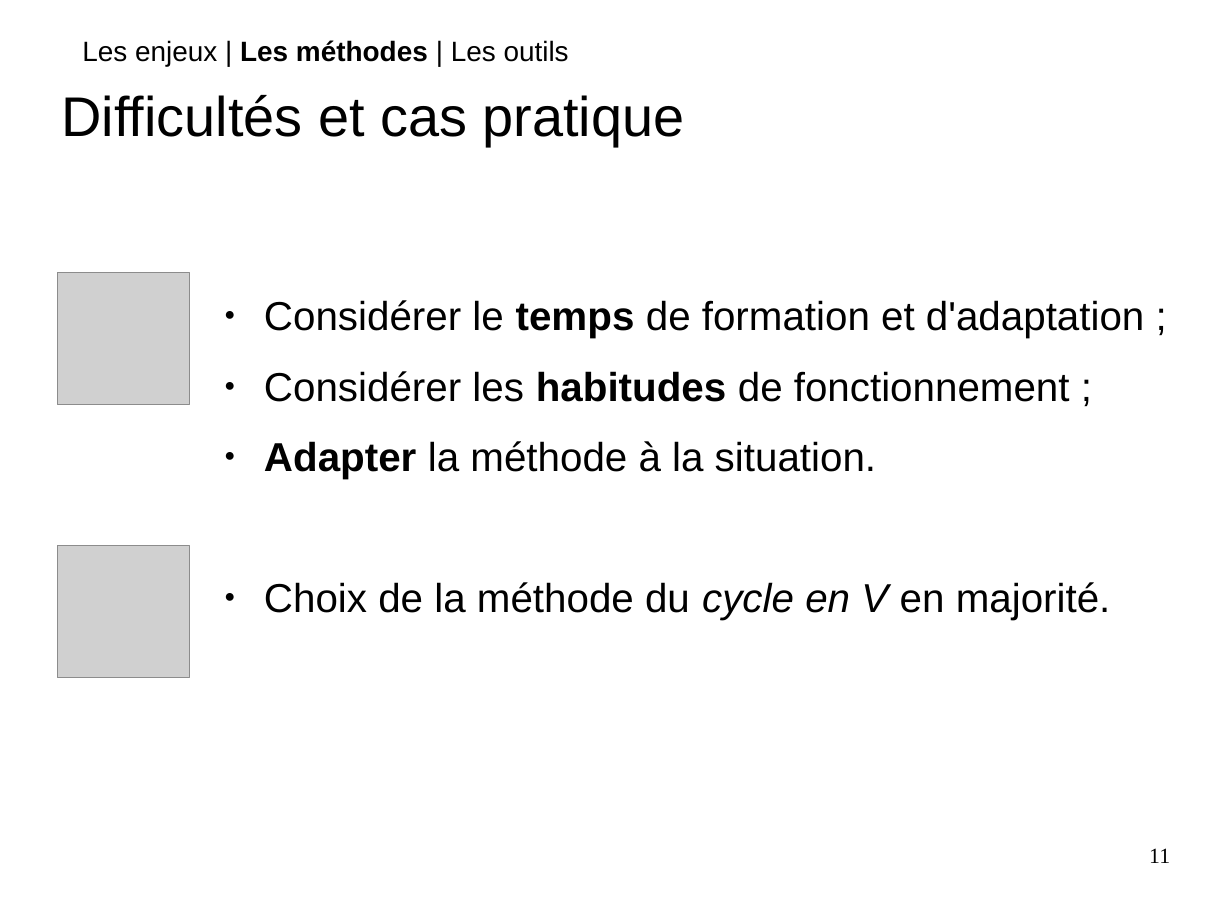
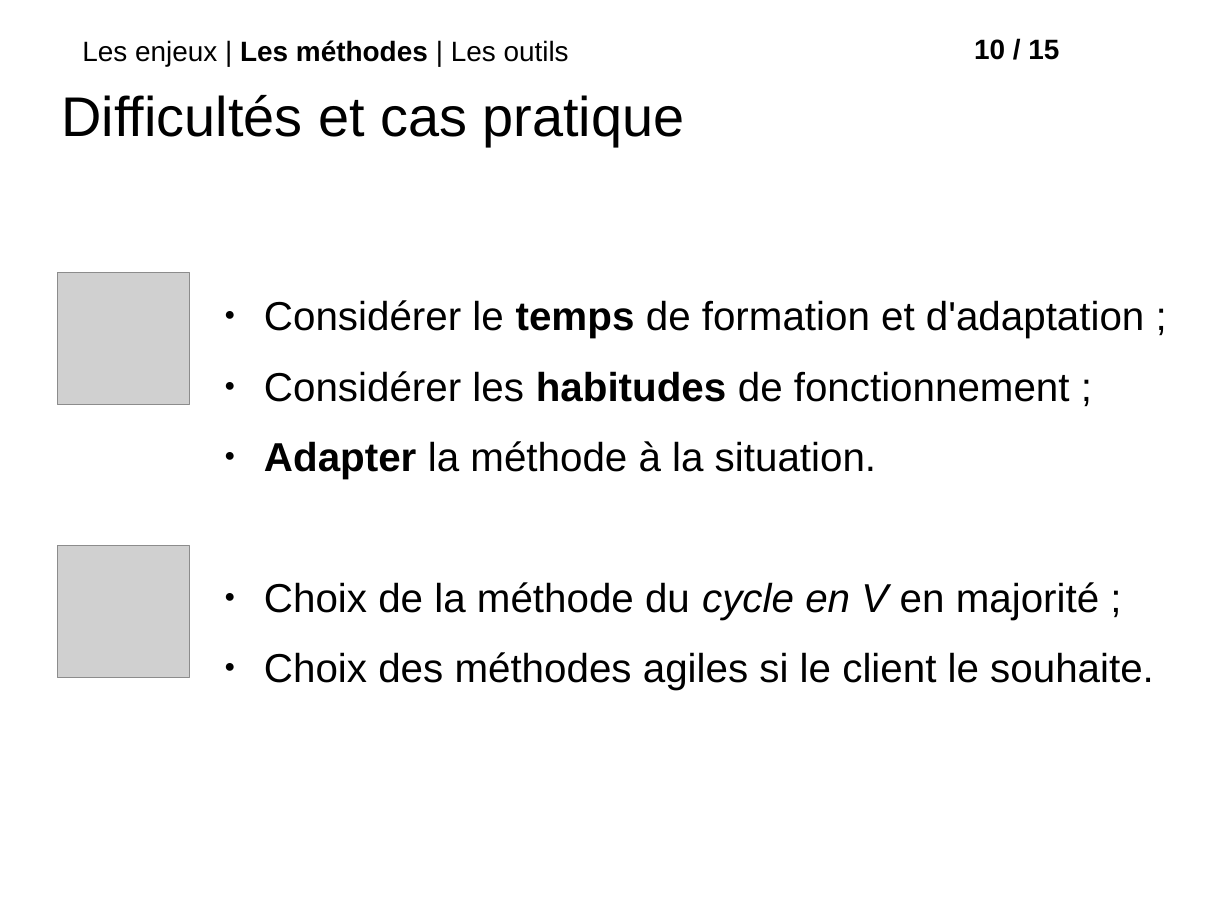
Before and after one commit to roipoussiere/organisation-collaborative-du-travail, a slide deck: slide 11 of organisation_collaborative_du_travail.odp. Drawn at 1232x924 pixels with LibreOffice and Linux fonts; fonts in the diff are those of the drawing; grey boxes stand for pictures; background and template pictures are left out. Boxes give left, top, right and bottom in pixels: in the first picture for what was removed or moved away, otherwise in the second. Text is boxed around its words. In the diff, an @@ line names an element or a change of style, - is before the commit and + after.

```diff
--- a/organisation_collaborative_du_travail.odp
+++ b/organisation_collaborative_du_travail.odp
@@ text added at (974,39,1059,60), 18 pt, text #000000, bold @@
+10 / 15
@@ text at (264,582,1154,690): text changed @@
-● Choix de la méthode du cycle en V en majorité.
+● Choix de la méthode du cycle en V en majorité ;
+● Choix des méthodes agiles si le client le souhaite.
@@ page number removed at (1149,848,1170,863) @@
-11
```
Also in this commit, not shown: 14 other slides changed, 1 slide added, 3 slides removed, 4 other files.
